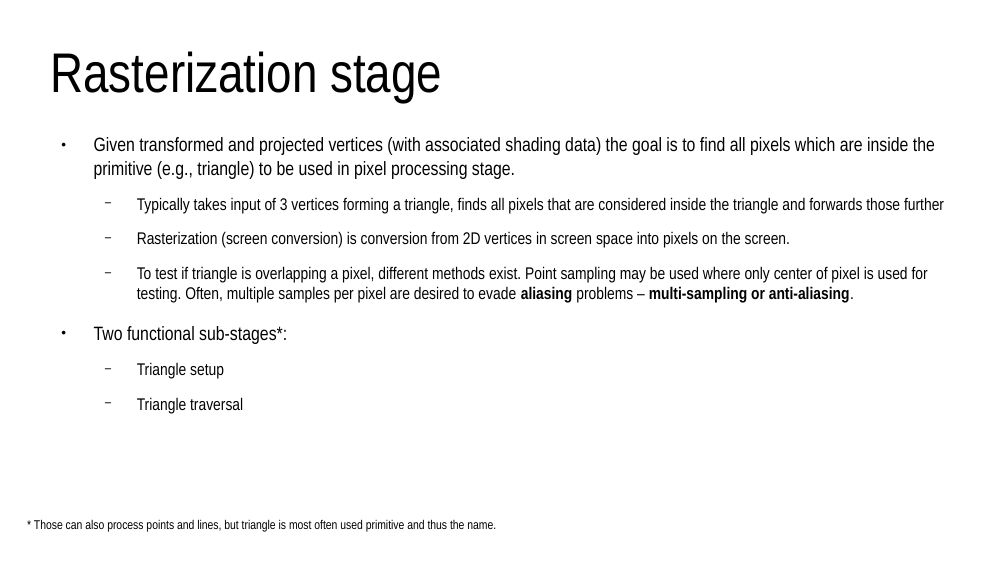
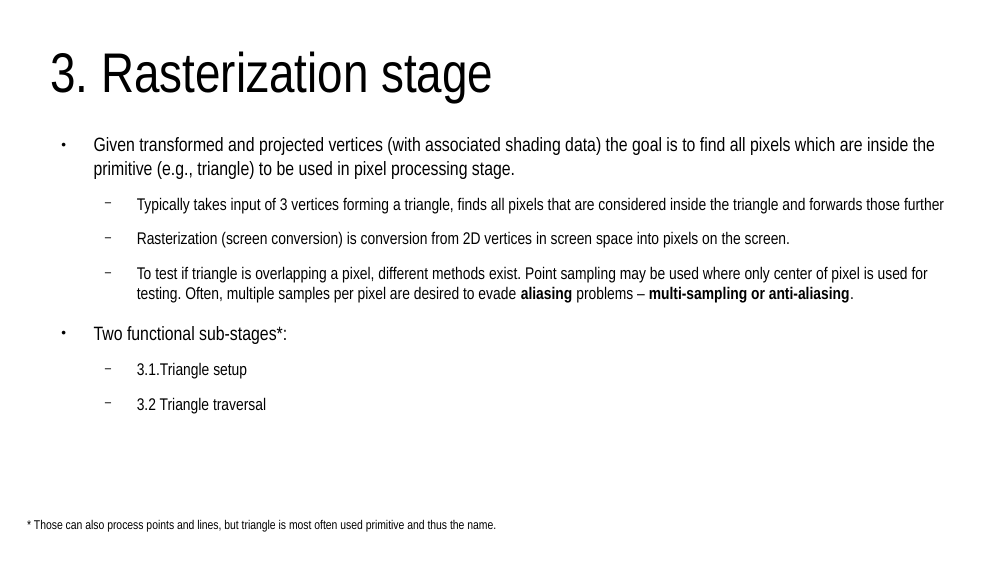
Before and after one commit to lorentzo/IntroductionToComputerGraphics, a slide deck: slide 29 of lectures/4_foundations_rendering/4_3_rasterization.odp (slide 24 before the commit). Drawn at 1008x567 pixels with LibreOffice and Linux fonts; fonts in the diff are those of the drawing. Boxes give left, top, right and bottom in pixels: in the first picture for what was removed or moved away, otherwise in the second. Text is boxed around its words. In the diff, an @@ line names an element or a change of style, - is before the commit and + after.

Commit message:
rasterization

```diff
--- a/lectures/4_foundations_rendering/4_3_rasterization.odp
+++ b/lectures/4_foundations_rendering/4_3_rasterization.odp
@@ title at [50,51,493,102]: text changed @@
-Rasterization stage
+3. Rasterization stage
@@ text at [137,362,266,414]: text changed @@
-  − Triangle setup
-  − Triangle traversal
+  − 3.1.Triangle setup
+  − 3.2 Triangle traversal
```
Also in this commit, not shown: 20 other slides changed, 10 slides added, 1 slide removed, 1 other file.
